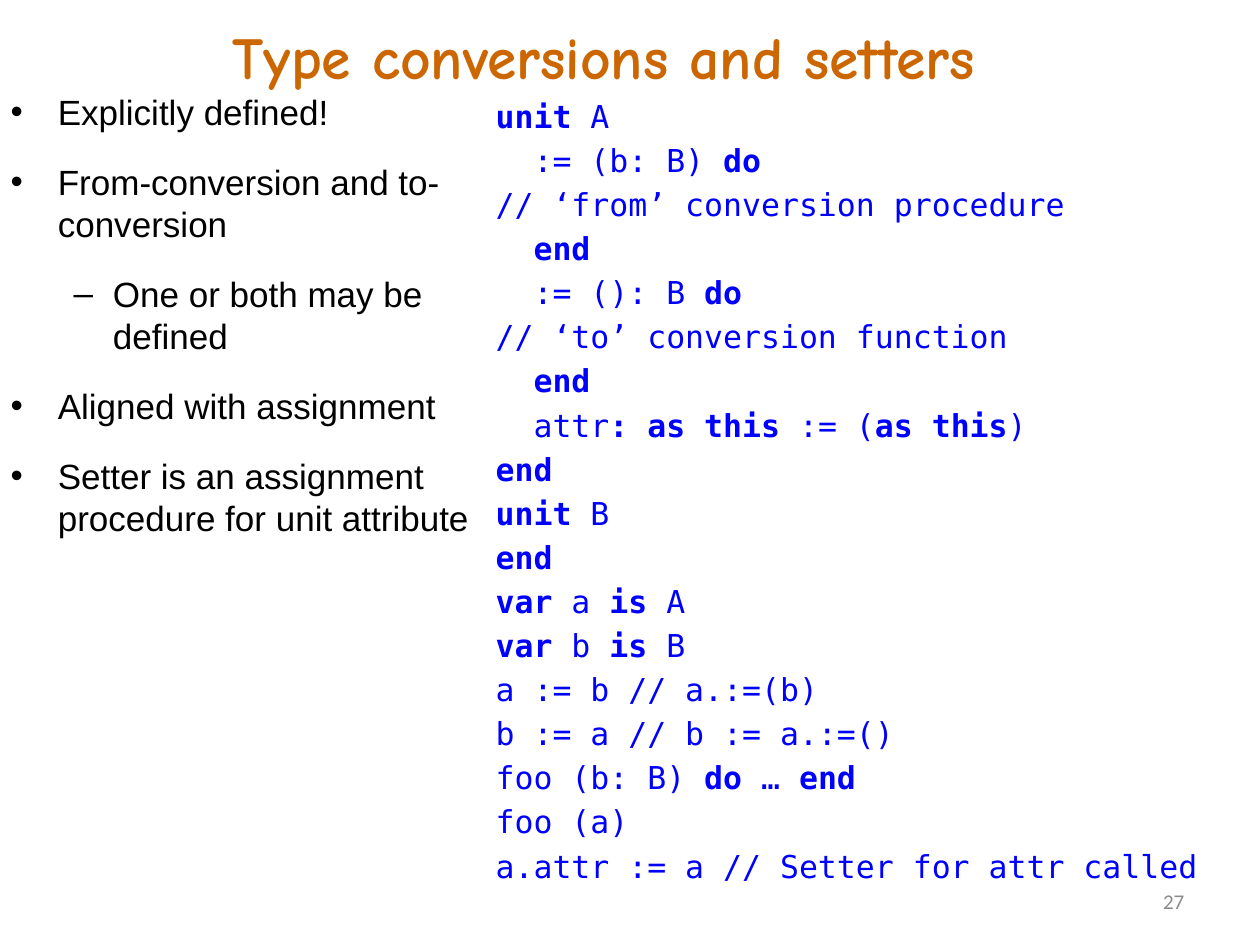
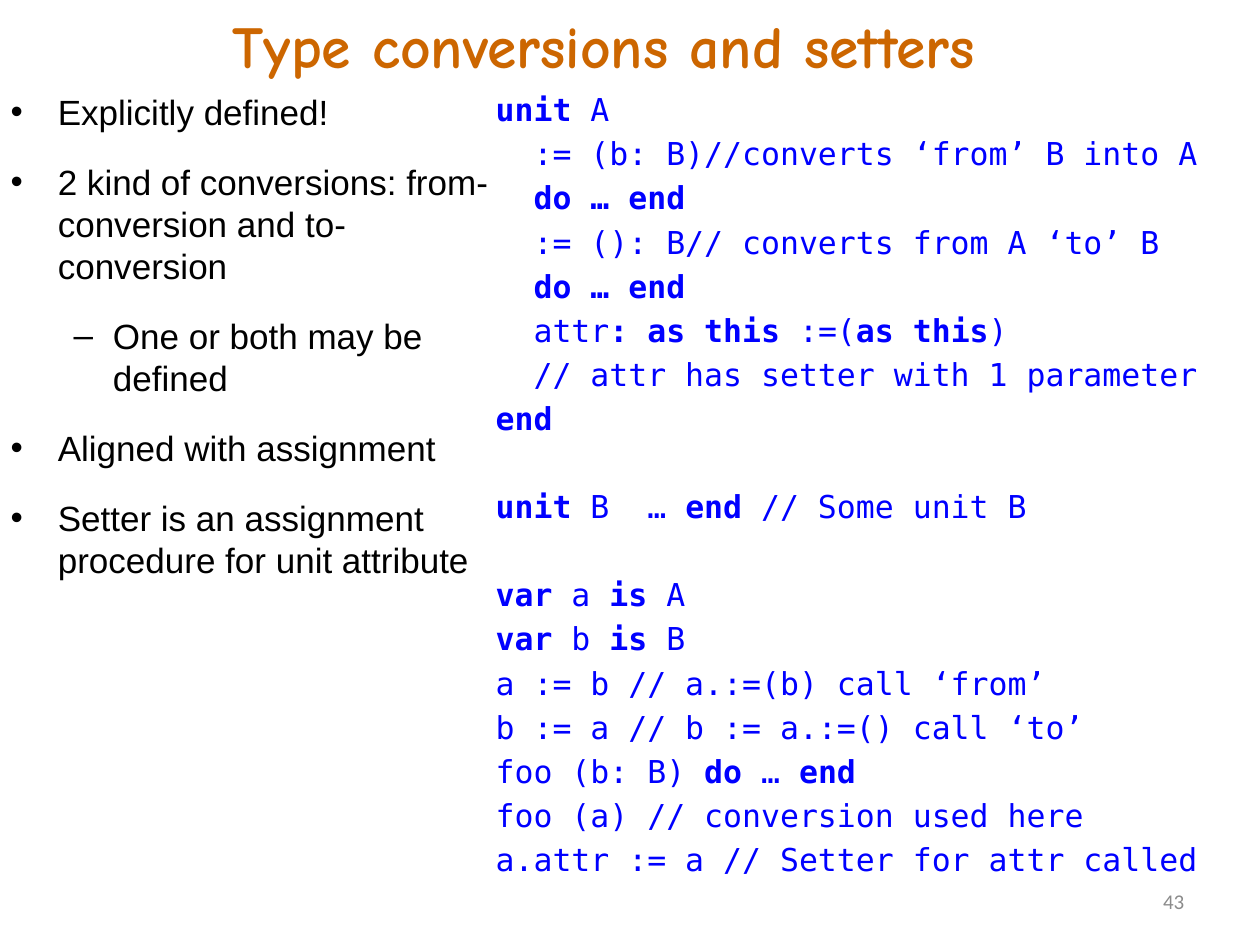
Before and after one commit to akanatov/SLang-, a slide deck: slide 43 of Docs/SLang E# 2022.pptx (slide 27 before the commit). Drawn at 1260x945 pixels with LibreOffice and Linux fonts; fonts in the diff are those of the drawing. Boxes give left, top, right and bottom in pixels: in the first picture for what was removed or moved away, otherwise in the second. Text is boxed around its words. In the diff, an @@ line names an element or a change of style, - is before the commit and + after.

```diff
--- a/Docs/SLang E# 2022.pptx
+++ b/Docs/SLang E# 2022.pptx
@@ title "Type conversions and setters": place and size @@
-title "Type conversions and setters" at [233, 39, 974, 90]
+title "Type conversions and setters" at [233, 28, 974, 79]
@@ text at [534, 141, 1198, 393]: text changed @@
-:= (b: B) do
-// ‘from’ conversion procedure
+:= (b: B)//converts ‘from’ B into A
+do … end
+:= (): B// converts from A ‘to’ B
+do … end
+attr: as this :=(as this)
+// attr has setter with 1 parameter
@@ text at [58, 169, 488, 280]: text changed @@
-• From-conversion and to-conversion
+• 2 kind of conversions: from-conversion and to-conversion
@@ text at [496, 492, 1027, 519]: text changed @@
-:= (): B do
-// ‘to’ conversion function
-end
-attr: as this := (as this)
-end
-unit B
-end
+unit B … end // Some unit B
@@ text at [496, 671, 1084, 743]: text changed @@
-a := b // a.:=(b)
-b := a // b := a.:=()
+a := b // a.:=(b) call ‘from’
+b := a // b := a.:=() call ‘to’
@@ text at [496, 803, 1084, 831]: text changed @@
-foo (a)
+foo (a) // conversion used here
@@ page number at [1163, 895, 1184, 909]: text changed @@
-27
+43
```
Also in this commit, not shown: 18 other slides changed, 17 slides added, 4 slides removed, 8 other files.
